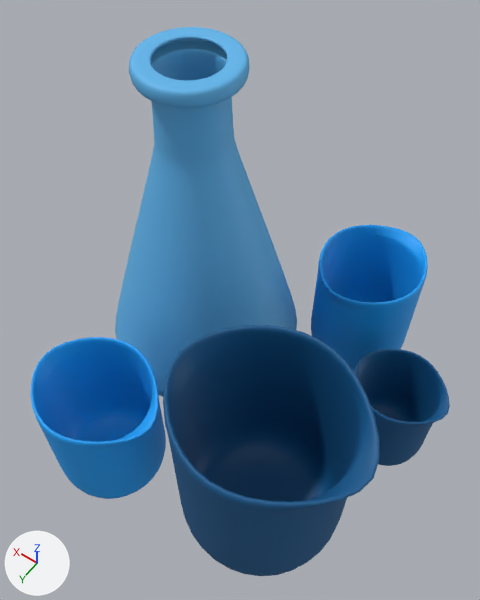
The glTF model src/worlds/KIN_ShootAndDrop/assets/models/Beaker_Group4.glb as it was, and as the next commit left it.
Rendered twice from a 50 mm camera at (0.566, 2.202, 3.553) aimed at (1.266, 1.222, 2.013). The axes (+X, +Y, +Z) are drawn at lower left. The lights are the same throughout. Where no turn or scale is listed for an object, it has been applied to the vertices.

In view in the first picture: 'pCylinder2_lambert3_0', 'pCylinder3_lambert4_0', 'pCylinder6_lambert7_0', 'pCylinder8_lambert3_0', 'pCylinder9_lambert4_0'.
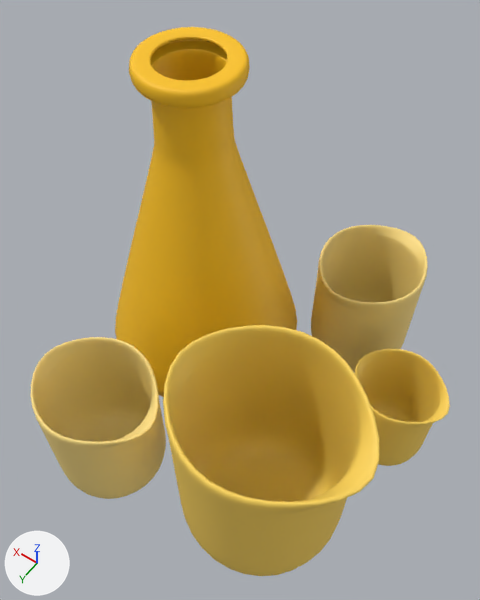
What differs and where, as boxes (x1, y1, x2, y2) in the pictures (480 x 600 px):
'pCylinder2_lambert3_0', recoloured: (163, 325, 379, 576) in both
'pCylinder6_lambert7_0', recoloured (blue to yellow): (115, 27, 297, 397) in both
'pCylinder9_lambert4_0', recoloured (blue to yellow): (30, 337, 166, 499) in both
'pCylinder3_lambert4_0', recoloured (blue to yellow): (311, 225, 428, 372) in both
'pCylinder8_lambert3_0', recoloured: (355, 349, 450, 466) in both

Edits to the bpy script that builds the scene:
```text
Add mat_lambert15:
    mat_lambert15 = principled_material('lambert15')
    mat_lambert15.base_color = (1.0, 0.753, 0.242)  # yellow #ffe187
    mat_lambert15.roughness = 0.6
Add mat_lambert16:
    mat_lambert16 = principled_material('lambert16')
    mat_lambert16.base_color = (1.0, 0.68, 0.107)  # yellow #ffd75c
    mat_lambert16.roughness = 0.6
Add mat_lambert14:
    mat_lambert14 = principled_material('lambert14')
    mat_lambert14.base_color = (1.0, 0.558, 0.00857)  # yellow #ffc517
    mat_lambert14.roughness = 0.6
Change me_pcylinder6_lambert7_0:
    where me_pcylinder6_lambert7_0.from_pydata(...)  # 4034 vertices, 8064 faces; spans x -0.342..0.342, y -0.342..0.342, z -0.2..0.958
    remove me_pcylinder6_lambert7_0.materials.append(mat_lambert7)  # blue #5fb6ed
    add me_pcylinder6_lambert7_0.materials.append(mat_lambert14)  # yellow #ffc517
Change me_pcylinder3_lambert4_0:
    where me_pcylinder3_lambert4_0.from_pydata(...)  # 1474 vertices, 2944 faces; spans x -0.176..0.176, y -0.207..0.193, z -0.149..0.315
    remove me_pcylinder3_lambert4_0.materials.append(mat_lambert4)  # blue #14a3fc
    add me_pcylinder3_lambert4_0.materials.append(mat_lambert15)  # yellow #ffe187
Change me_pcylinder2_lambert3_0:
    where me_pcylinder2_lambert3_0.from_pydata(...)  # 1474 vertices, 2944 faces; spans x -0.299..0.277, y -0.25..0.25, z -0.211..0.445
    remove me_pcylinder2_lambert3_0.materials.append(mat_lambert3)  # blue #06588c
    add me_pcylinder2_lambert3_0.materials.append(mat_lambert16)  # yellow #ffd75c
Change me_pcylinder8_lambert3_0:
    where me_pcylinder8_lambert3_0.from_pydata(...)  # 1474 vertices, 2944 faces; spans x -0.16..0.149, y -0.134..0.134, z -0.113..0.238
    remove me_pcylinder8_lambert3_0.materials.append(mat_lambert3)  # blue #06588c
    add me_pcylinder8_lambert3_0.materials.append(mat_lambert16)  # yellow #ffd75c
Change me_pcylinder9_lambert4_0:
    where me_pcylinder9_lambert4_0.from_pydata(...)  # 1474 vertices, 2944 faces; spans x -0.212..0.197, y -0.177..0.177, z -0.149..0.315
    remove me_pcylinder9_lambert4_0.materials.append(mat_lambert4)  # blue #14a3fc
    add me_pcylinder9_lambert4_0.materials.append(mat_lambert15)  # yellow #ffe187
```
